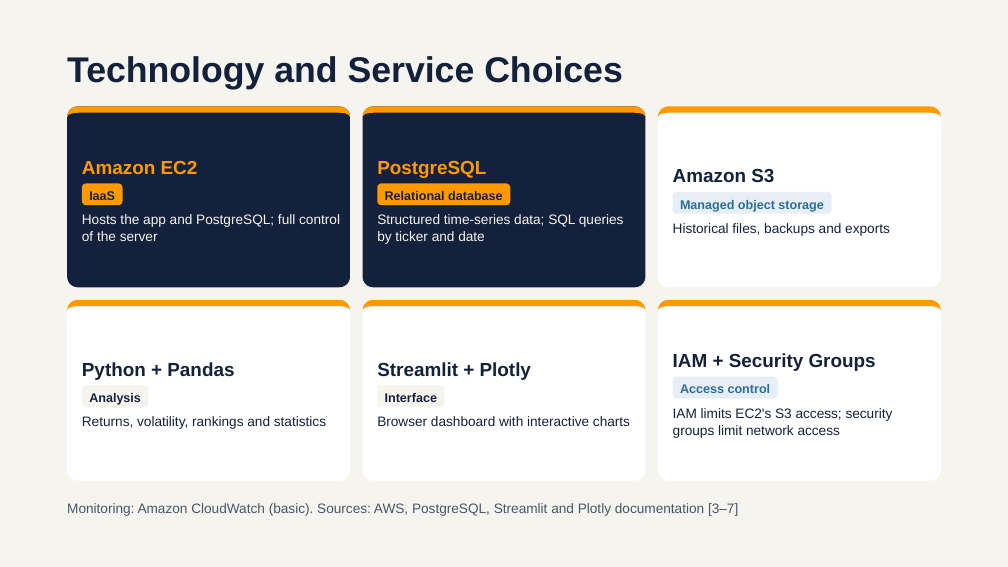
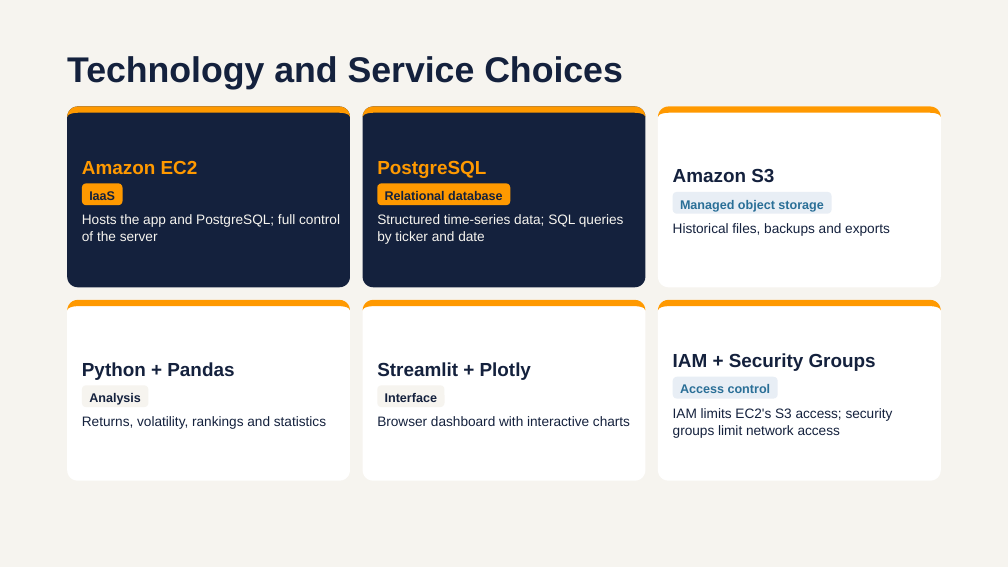
Before and after one commit to sutomuz/Nguyen-Johnathan-Stock-Market-Dashboard, a slide deck: slide 6 of Proposal/CTS2375_Proposal_Nguyen.pptx. Drawn at 1008x567 pixels with LibreOffice and Linux fonts; fonts in the diff are those of the drawing. Boxes give left, top, right and bottom in pixels: in the first picture for what was removed or moved away, otherwise in the second. Text is boxed around its words. In the diff, an @@ line names an element or a change of style, - is before the commit and + after.

```diff
--- a/Proposal/CTS2375_Proposal_Nguyen.pptx
+++ b/Proposal/CTS2375_Proposal_Nguyen.pptx
@@ text removed at (67,503,738,516) @@
-Monitoring: Amazon CloudWatch (basic). Sources: AWS, PostgreSQL, Streamlit and Plotly documentation [3–7]
```
Also in this commit, not shown: 6 other slides changed.
